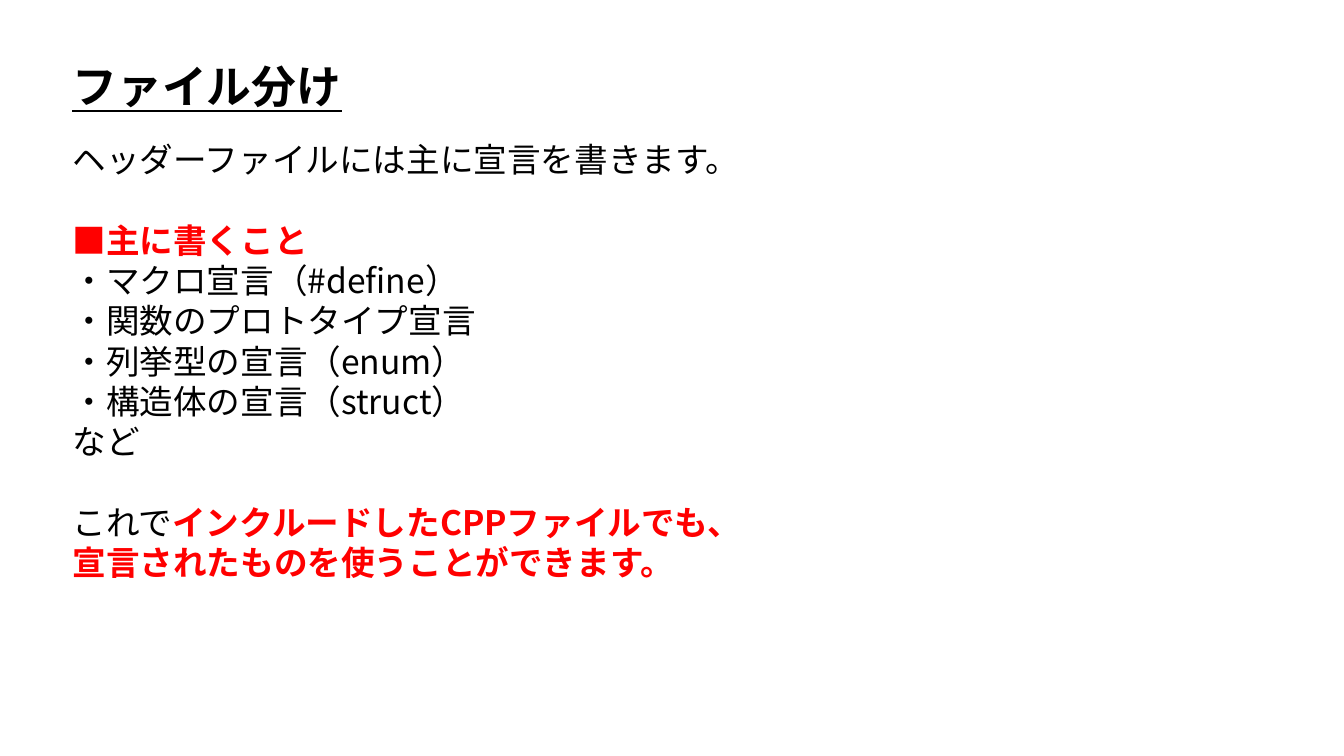
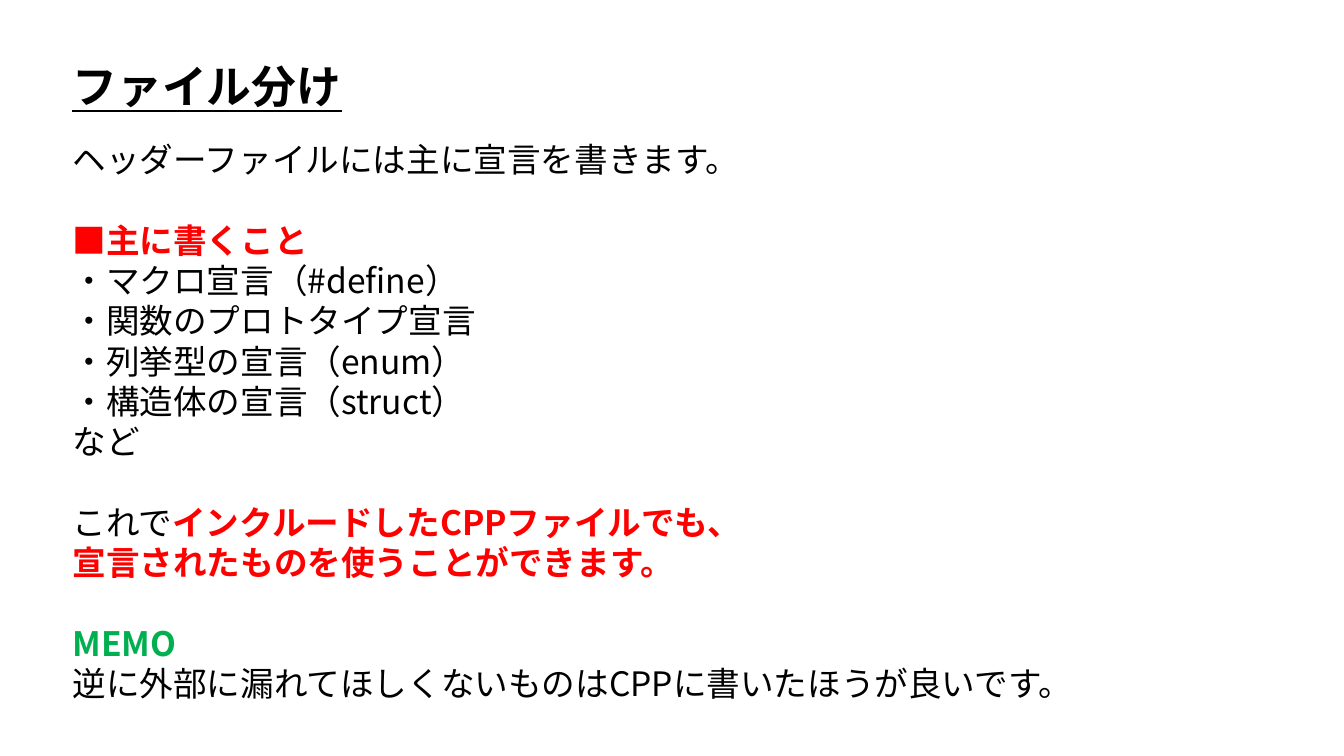
Before and after one commit to ArakiYusuke-Ohara/Textbook, a slide deck: slide 5 of ゲーム科1年/00_前期/ゲームプログラミングⅠ/08_ファイル分け.pptx. Drawn at 1344x756 pixels with LibreOffice and Linux fonts; fonts in the diff are those of the drawing. Boxes give left, top, right and bottom in pixels: in the first picture for what was removed or moved away, otherwise in the second. Text is boxed around its words. In the diff, an @@ line names an element or a change of style, - is before the commit and + after.

```diff
--- a/ゲーム科1年/00_前期/ゲームプログラミングⅠ/08_ファイル分け.pptx
+++ b/ゲーム科1年/00_前期/ゲームプログラミングⅠ/08_ファイル分け.pptx
@@ text at bbox=[73, 630, 1072, 699]: paragraphs added @@
+MEMO
+逆に外部に漏れてほしくないものはCPPに書いたほうが良いです。
```
Also in this commit, not shown: 6 other slides changed, 7 other files.
